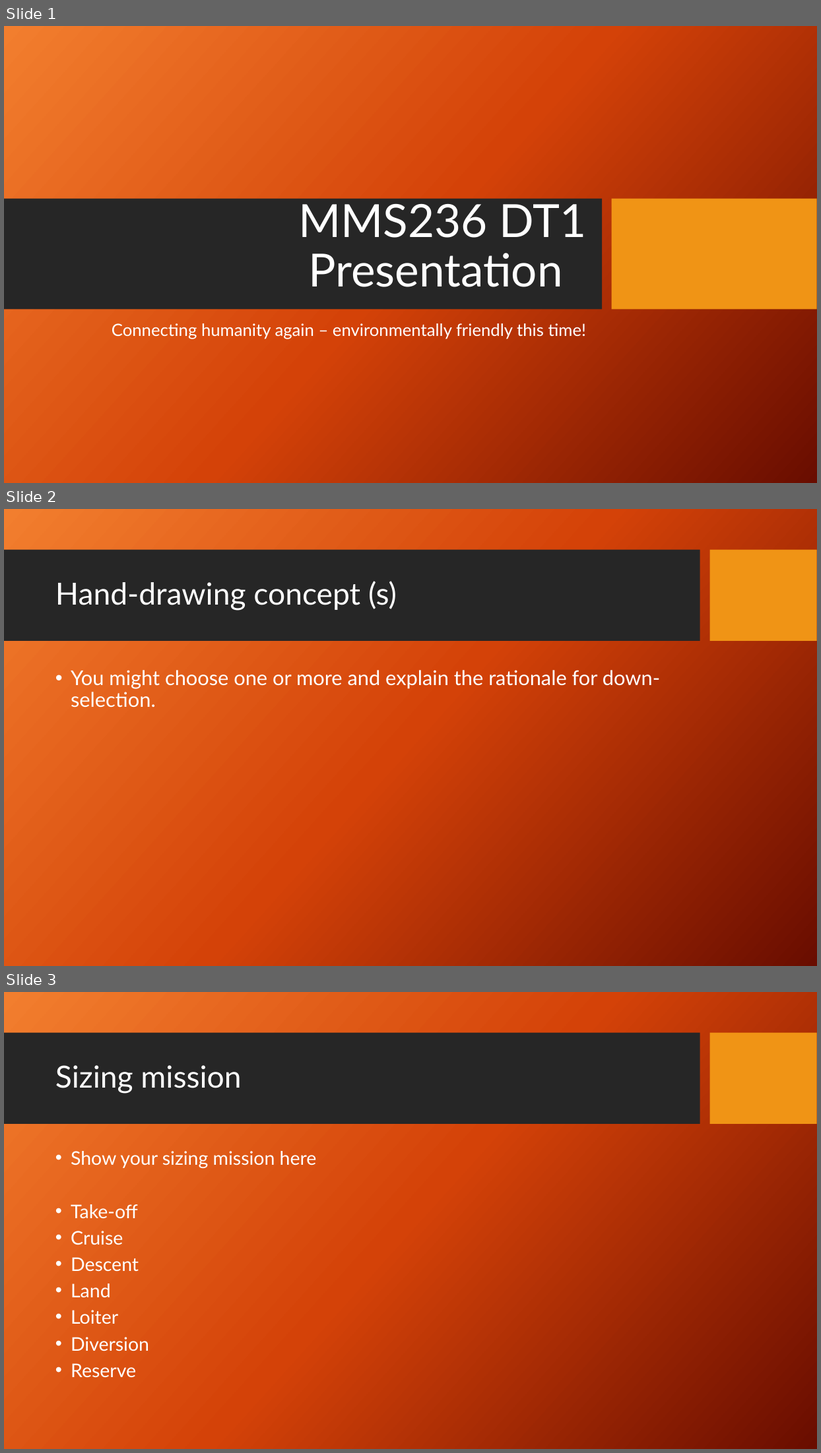
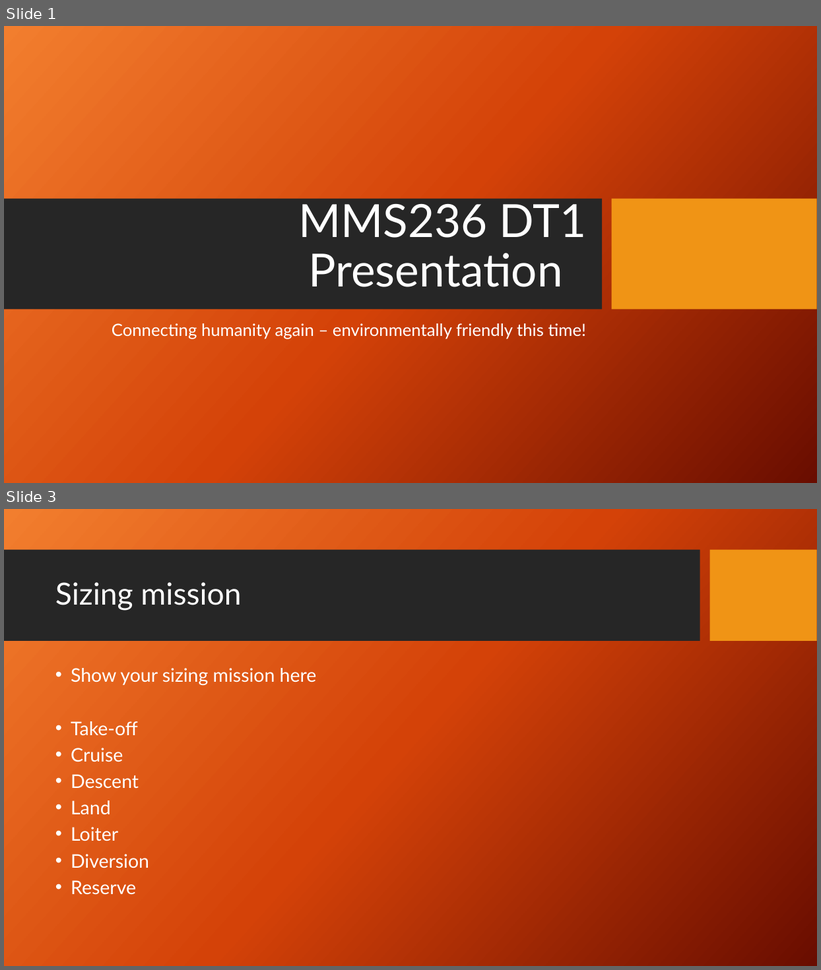
Before and after one commit to IsakLundgren/Aircraft-design-2023, a slide deck: presentations/DT1-presentation.pptx. Shown one above the other, each under a label of ours: slides 1, 2 and 3 before the commit, slides 1 and 3 after it; the slides between them are not shown. The pictures are 821x1453 and 821x970 pixels, drawn with LibreOffice and Linux fonts; fonts in the diff are those of the drawing; background and template pictures are left out. Boxes give left, top, right and bottom in pixels: in the first picture for what was removed or moved away, otherwise in the second. Text is boxed around its words. In the diff, an @@ line names an element or a change of style, - is before the commit and + after.

```diff
--- a/presentations/DT1-presentation.pptx
+++ b/presentations/DT1-presentation.pptx
@@ slide 2 removed at [4, 509, 817, 966], background picture (left out); not listed: 2 template elements that a slide beside it also shows @@
@@ title removed at [55, 581, 397, 611] @@
-Hand-drawing concept (s)
@@ text removed at [71, 670, 660, 708] @@
-• You might choose one or more and explain the rationale for down-selection.
```
Also in this commit, not shown: 2 slides added, 1 other slide removed, 4 other files.
